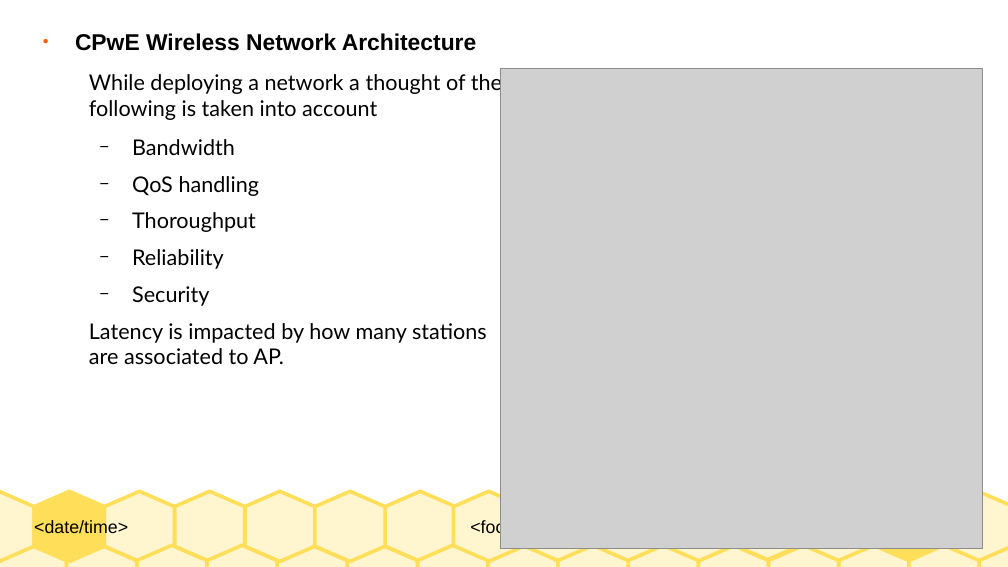
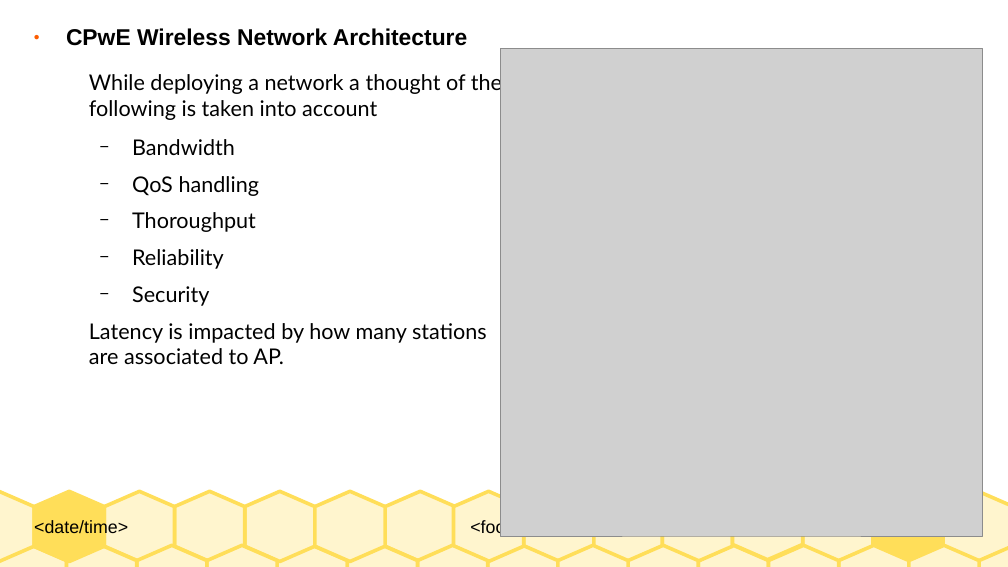
Before and after one commit to Dihfahsih1/Masters-Software-Engineering, a slide deck: slide 18 of yr-sem1/IoT/Chapter-9-slides.odp (slide 21 before the commit). Drawn at 1008x567 pixels with LibreOffice and Linux fonts; fonts in the diff are those of the drawing; grey boxes stand for pictures. Boxes give left, top, right and bottom in pixels: in the first picture for what was removed or moved away, otherwise in the second. Text is boxed around its words. In the diff, an @@ line names an element or a change of style, - is before the commit and + after.

```diff
--- a/yr-sem1/IoT/Chapter-9-slides.odp
+++ b/yr-sem1/IoT/Chapter-9-slides.odp
@@ text "CPwE Wireless Network Architecture": place and size @@
-text "CPwE Wireless Network Architecture" at [75,33,477,51]
+text "CPwE Wireless Network Architecture" at [66,28,468,46]
@@ picture: place and size @@
-picture at [500,69,983,549]
+picture at [500,48,983,536]
@@ page number added at [897,536,917,537], 14 pt, text #000000 @@
+18
```
Also in this commit, not shown: 6 other slides changed, 21 slides added, 4 slides removed, 1 other file.
